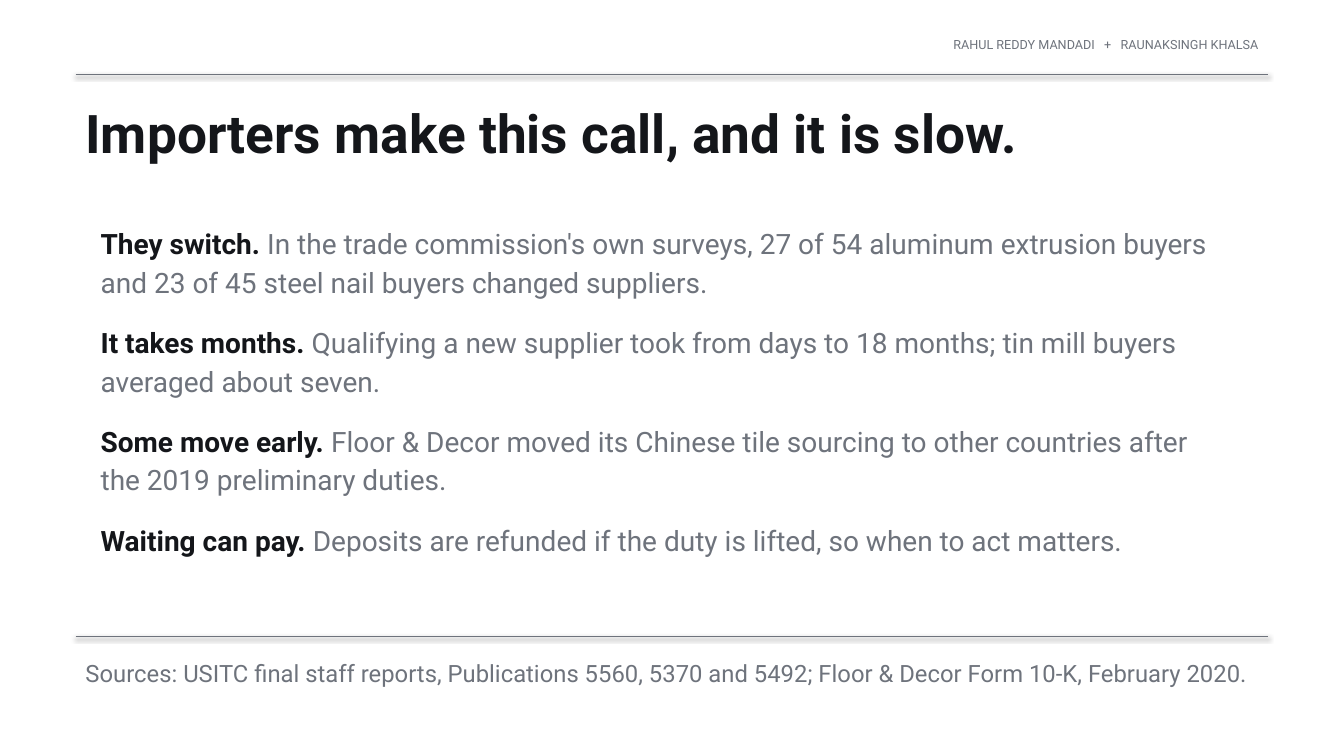
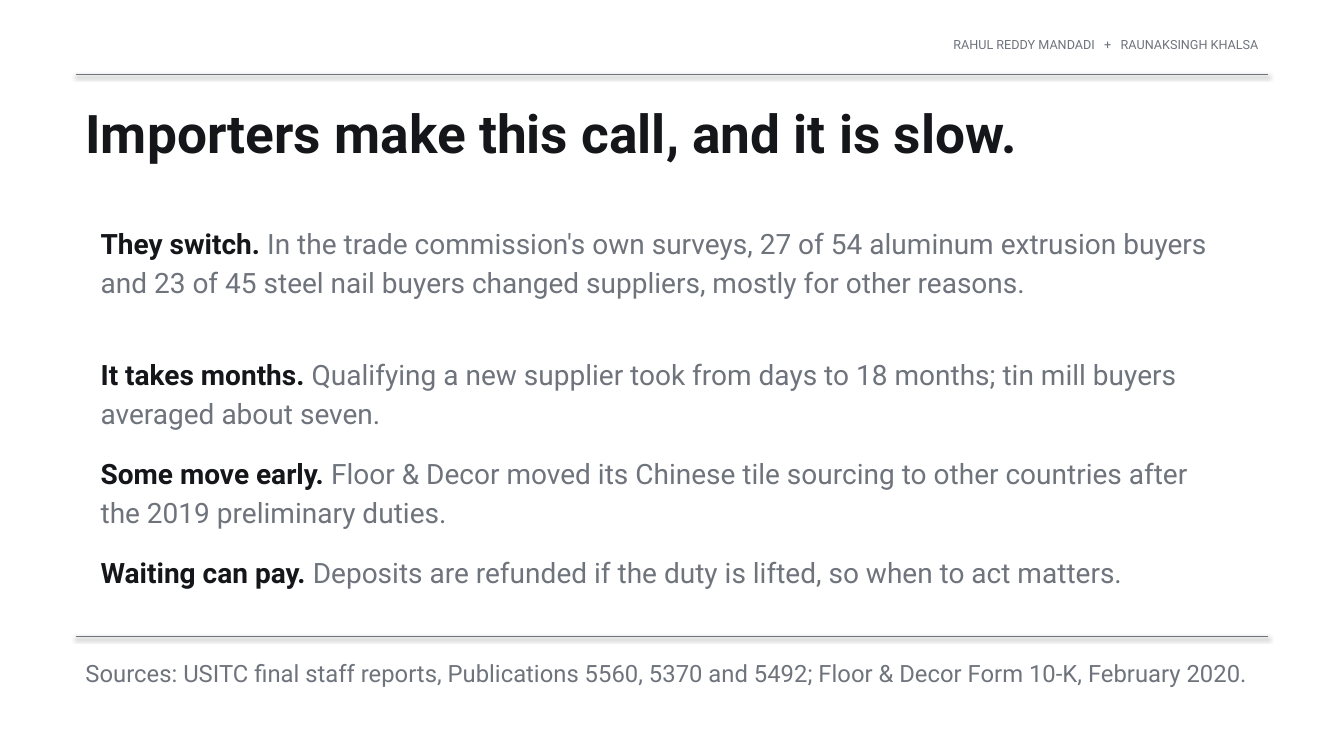
Before and after one commit to rahul-mandadi/tariff-rush, a slide deck: slide 6 of slides/Mandadi_Khalsa_Final_Presentation.pptx. Drawn at 1344x756 pixels with LibreOffice and Linux fonts; fonts in the diff are those of the drawing. Boxes give left, top, right and bottom in pixels: in the first picture for what was removed or moved away, otherwise in the second. Text is boxed around its words. In the diff, an @@ line names an element or a change of style, - is before the commit and + after.

```diff
--- a/slides/Mandadi_Khalsa_Final_Presentation.pptx
+++ b/slides/Mandadi_Khalsa_Final_Presentation.pptx
@@ text at (x1=101, y1=233, x2=1206, y2=299): text changed @@
-They switch. In the trade commission's own surveys, 27 of 54 aluminum extrusion buyers and 23 of 45 steel nail buyers changed suppliers.
+They switch. In the trade commission's own surveys, 27 of 54 aluminum extrusion buyers and 23 of 45 steel nail buyers changed suppliers, mostly for other reasons.
@@ text "It takes months. Qualifying a ..." moved from (x1=101, y1=332, x2=1176, y2=398) to (x1=101, y1=364, x2=1176, y2=430) @@
@@ text "Some move early. Floor & ..." moved from (x1=101, y1=431, x2=1187, y2=496) to (x1=101, y1=463, x2=1187, y2=529) @@
@@ text "Waiting can pay. Deposits are ..." moved from (x1=101, y1=530, x2=1121, y2=557) to (x1=101, y1=562, x2=1121, y2=589) @@
```
Also in this commit, not shown: 5 other slides changed, 16 other files.
